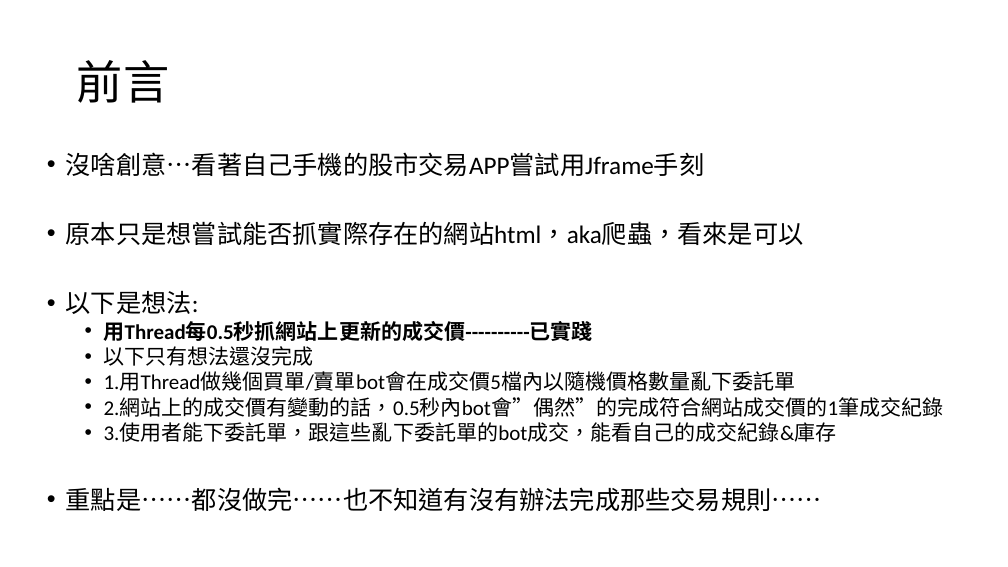
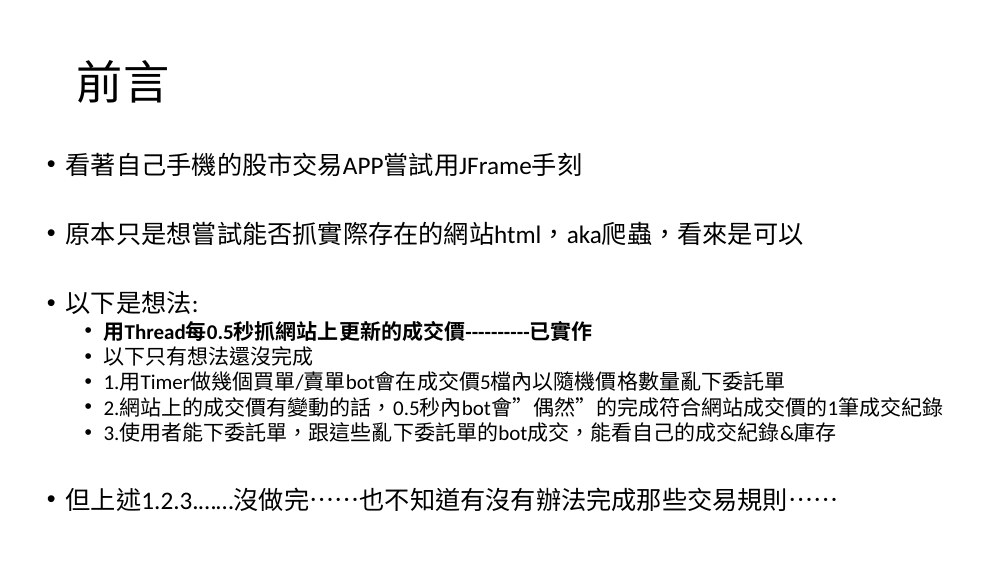
Before and after one commit to 240507javaE1/240702HW4, a slide deck: slide 2 of 交易模擬app使用說明.pptx. Drawn at 1008x567 pixels with LibreOffice and Linux fonts; fonts in the diff are those of the drawing. Boxes give left, top, right and bottom in pixels: in the first picture for what was removed or moved away, otherwise in the second. Text is boxed around its words. In the diff, an @@ line names an element or a change of style, - is before the commit and + after.

```diff
--- a/交易模擬app使用說明.pptx
+++ b/交易模擬app使用說明.pptx
@@ text at [66,152,582,176]: text changed @@
-• 沒啥創意…看著自己手機的股市交易APP嘗試用Jframe手刻
+• 看著自己手機的股市交易APP嘗試用JFrame手刻
@@ text at [104,321,593,341]: text changed @@
-  • 用Thread每0.5秒抓網站上更新的成交價----------已實踐
+  • 用Thread每0.5秒抓網站上更新的成交價----------已實作
@@ text at [104,372,786,391]: text changed @@
-  • 1.用Thread做幾個買單/賣單bot會在成交價5檔內以隨機價格數量亂下委託單
+  • 1.用Timer做幾個買單/賣單bot會在成交價5檔內以隨機價格數量亂下委託單
@@ text at [66,487,839,511]: text changed @@
-• 重點是……都沒做完……也不知道有沒有辦法完成那些交易規則……
+• 但上述1.2.3.……沒做完……也不知道有沒有辦法完成那些交易規則……
```
Also in this commit, not shown: 1 other slide changed, 2 other files.
